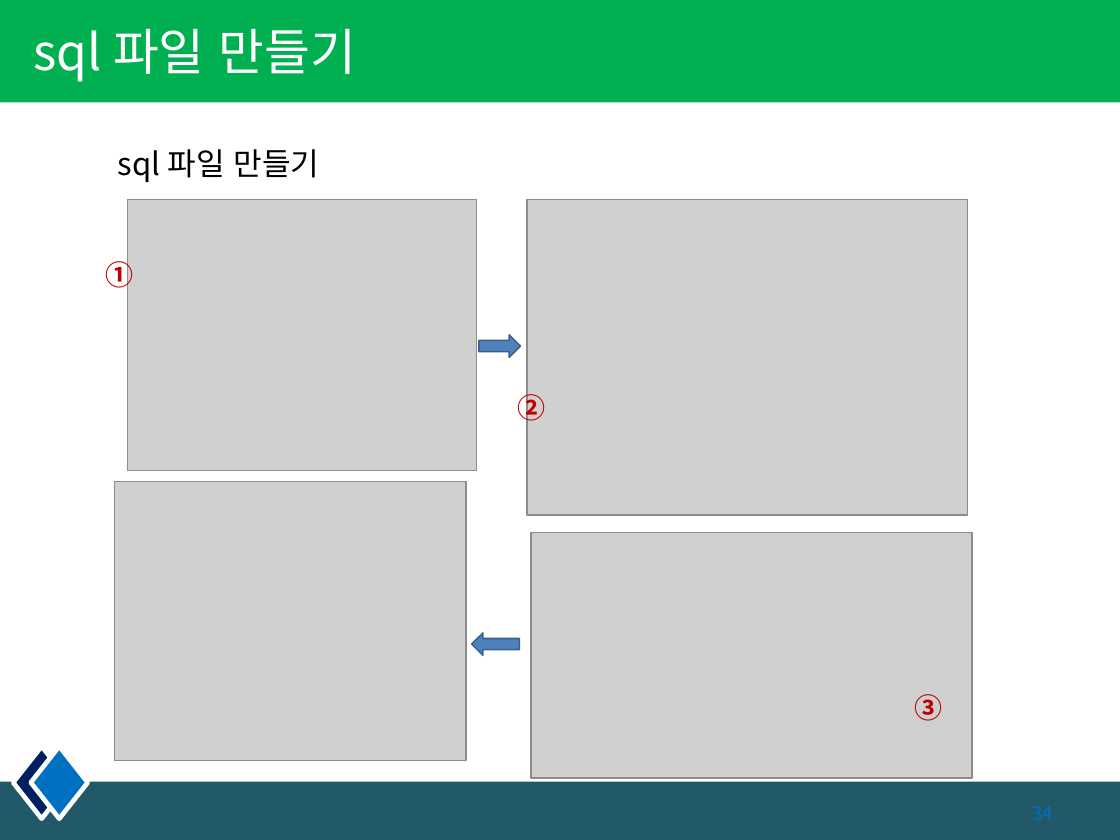
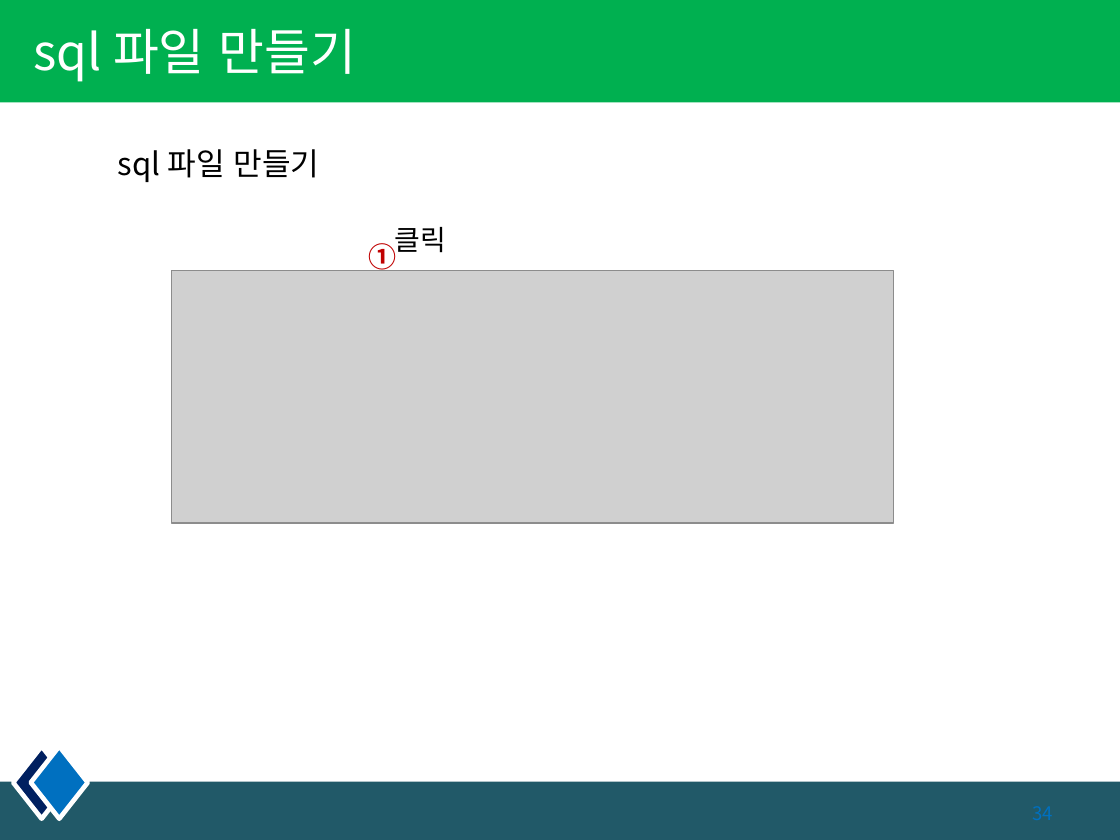
Before and after one commit to kiyongee2/dbworks, a slide deck: slide 34 of DB_PPT/1장. 오라클 DB 환경설정 및 구성 객체.pptx. Drawn at 1120x840 pixels with LibreOffice and Linux fonts; fonts in the diff are those of the drawing; grey boxes stand for pictures. Boxes give left, top, right and bottom in pixels: in the first picture for what was removed or moved away, otherwise in the second. Text is boxed around its words. In the diff, an @@ line names an element or a change of style, - is before the commit and + after.

```diff
--- a/DB_PPT/1장. 오라클 DB 환경설정 및 구성 객체.pptx
+++ b/DB_PPT/1장. 오라클 DB 환경설정 및 구성 객체.pptx
@@ picture removed at bbox=[128, 199, 477, 470] @@
@@ picture removed at bbox=[526, 199, 968, 515] @@
@@ text "①" rewrapped from bbox=[105, 257, 133, 293] to bbox=[368, 243, 396, 275] @@
@@ text added at bbox=[395, 227, 447, 257], 18 pt, text #000000 @@
+클릭
@@ picture added at bbox=[172, 270, 894, 523] @@
@@ right arrow removed at bbox=[479, 335, 521, 357] @@
@@ text removed at bbox=[517, 390, 545, 426] @@
-②
@@ picture removed at bbox=[114, 482, 466, 760] @@
@@ picture removed at bbox=[531, 533, 972, 778] @@
@@ right arrow removed at bbox=[472, 633, 520, 655] @@
@@ text removed at bbox=[915, 694, 943, 721] @@
-③
```
Also in this commit, not shown: 4 other slides changed, 1 slide added, 1 slide removed, 4 other files.
